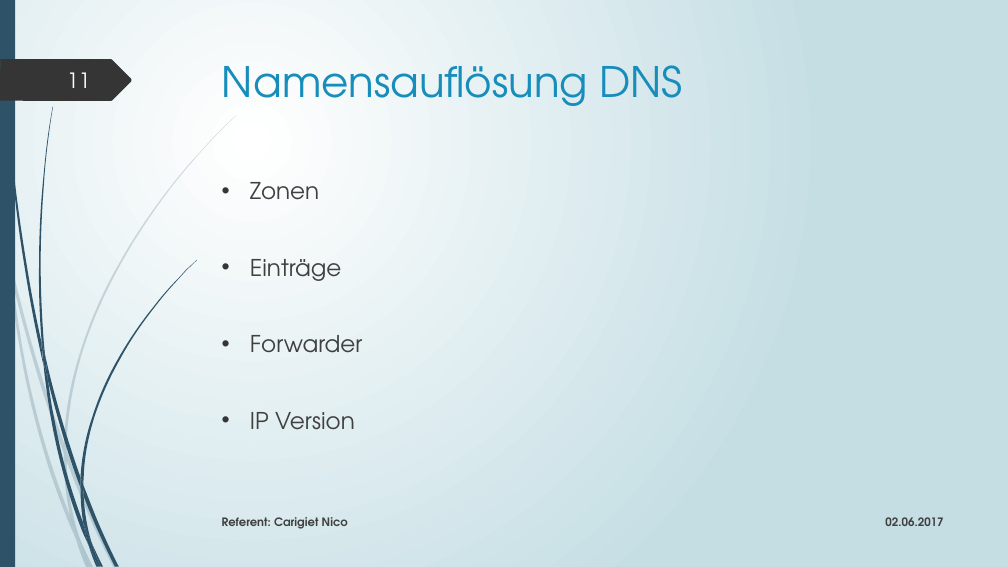
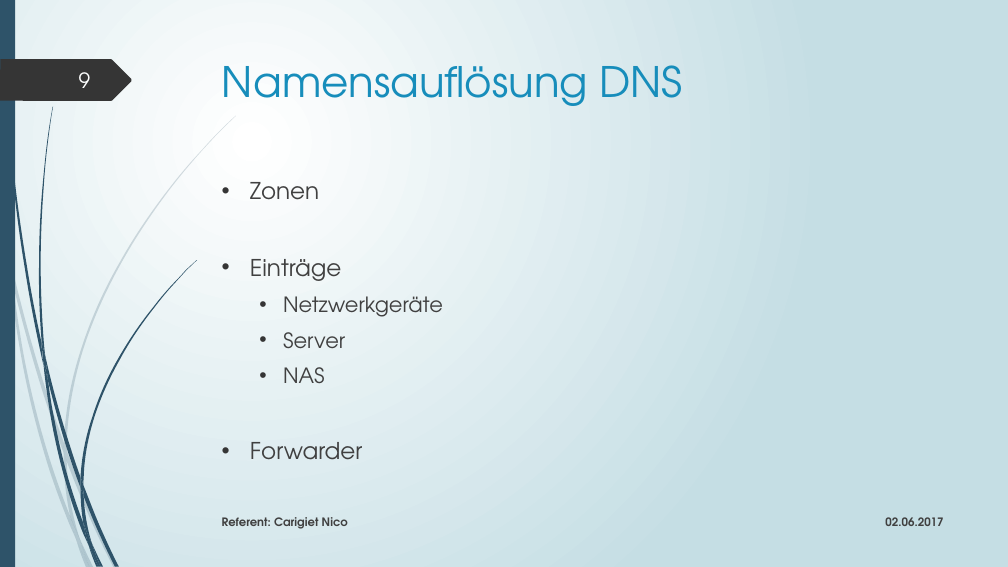
Before and after one commit to edecom/IPA, a slide deck: slide 9 of 4_Dokumente/48_Präsentation & Demonstration/IPA_Präsentation_Carigiet_Nico_20170529.pptx (slide 11 before the commit). Drawn at 1008x567 pixels with LibreOffice and Linux fonts; fonts in the diff are those of the drawing. Boxes give left, top, right and bottom in pixels: in the first picture for what was removed or moved away, otherwise in the second. Text is boxed around its words. In the diff, an @@ line names an element or a change of style, - is before the commit and + after.

```diff
--- a/4_Dokumente/48_Präsentation & Demonstration/IPA_Präsentation_Carigiet_Nico_20170529.pptx
+++ b/4_Dokumente/48_Präsentation & Demonstration/IPA_Präsentation_Carigiet_Nico_20170529.pptx
@@ page number at [79, 72, 91, 88]: text changed @@
-11
+9
@@ text at [283, 296, 443, 383]: paragraphs added @@
+  • Netzwerkgeräte
+  • Server
+  • NAS
@@ text at [250, 412, 355, 430]: paragraph removed @@
-• IP Version
```
Also in this commit, not shown: 7 other slides changed, 2 slides removed, 6 other files.
